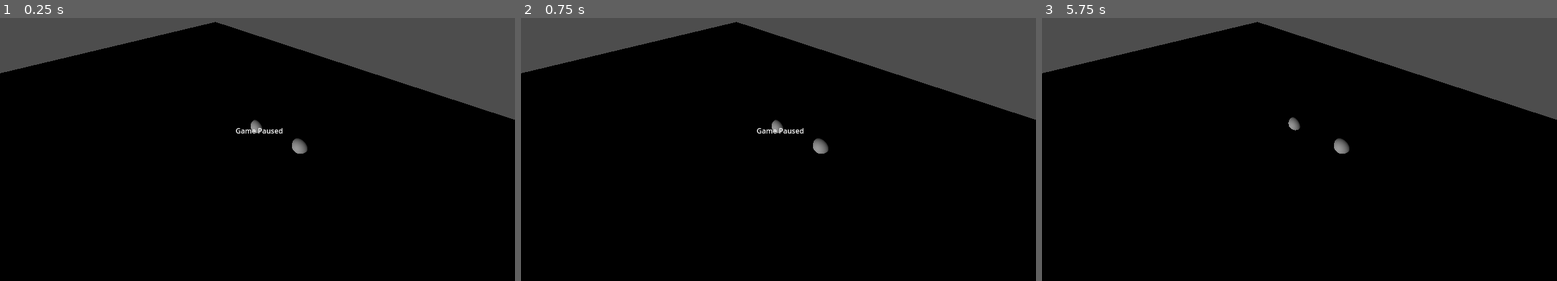
Above: before the commit, frames 1-3 (left to right).
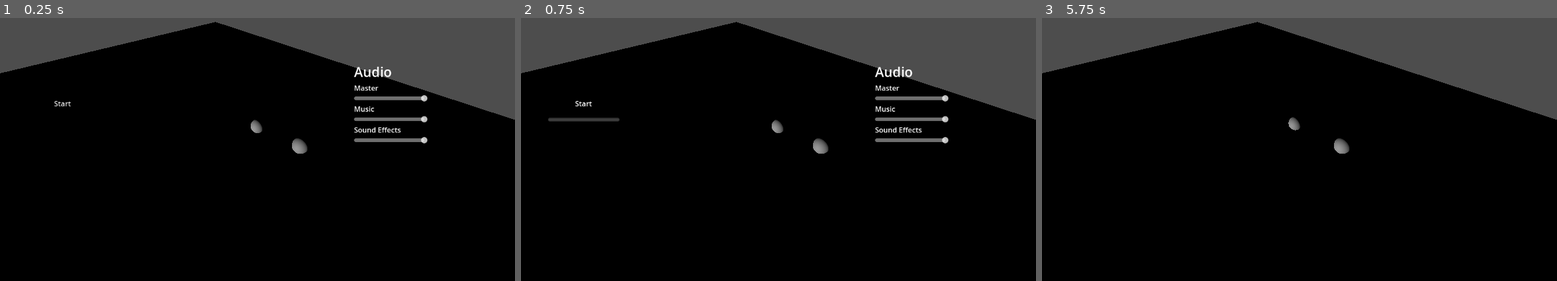
Above: after the commit, the same moments.

Repository: LaurynasP/ldjam-57
Game: Godot game, scene res://scenes/Main.tscn
Two runs of this game, one before a commit and one after it. Both use one fixed random seed, a clock stepped at 60 frames per second and the inputs below.
Inputs (mouse positions are in pixels of both pictures, inside the frame that each line leads up to):
- Up to frame 1 (0.25 s): no input
- Up to frame 2 (0.75 s): click (582, 102) at 0.5 s, where only the run after the commit has a clickable "Start"
- Up to frame 3 (5.75 s): click (1103, 102) at 1.25 s, where only the run after the commit has a clickable "Start"; tap Enter at 2, 3.5, 5 s; hold D (keyboard_right) 2.03-2.78 s; tap Shift (keyboard_dash) at 2.1, 3.6, 5.1 s; tap Space at 2.75, 4.25 s; hold S (keyboard_down) 2.78-3.53 s; tap E (keyboard_interact) at 2.85, 4.35 s; hold D (keyboard_right) 3.53-4.28 s; hold W (keyboard_up) 4.28-5.03 s; hold A (keyboard_left) from 5.03 s (still down); tap Escape (menu) at 5.65 s

The runs differ from the first frame. In frame 1, 1.1% of the frame differs, in the area x 10-83%, y 18-48%; in frame 2, 1.3%, in the area x 5-83%, y 18-48%; in frame 3, nothing differs.

Commit message:
Audio Settings

Diff:
--- /dev/null
+++ b/default_bus_layout.tres
@@ -0,0 +1,15 @@
+[gd_resource type="AudioBusLayout" format=3 uid="uid://bnsieoul18xey"]
+
+[resource]
+bus/1/name = &"Music"
+bus/1/solo = false
+bus/1/mute = false
+bus/1/bypass_fx = false
+bus/1/volume_db = 0.0
+bus/1/send = &"Master"
+bus/2/name = &"SFX"
+bus/2/solo = false
+bus/2/mute = false
+bus/2/bypass_fx = false
+bus/2/volume_db = 0.0
+bus/2/send = &"Master"
--- a/features/menu/Menu.tscn
+++ b/features/menu/Menu.tscn
@@ -1,6 +1,7 @@
-[gd_scene load_steps=2 format=3 uid="uid://cc2wi0oxkv8o"]
+[gd_scene load_steps=3 format=3 uid="uid://cc2wi0oxkv8o"]
 
 [ext_resource type="Script" uid="uid://bj12uiiio5xx4" path="res://features/menu/menu.gd" id="1_dtrxf"]
+[ext_resource type="PackedScene" uid="uid://cjx2qgni8b738" path="res://features/menu/options/Options.tscn" id="2_2f5cj"]
 
 [node name="Menu" type="Control"]
 layout_mode = 3
@@ -13,10 +14,24 @@
 grow_vertical = 2
 script = ExtResource("1_dtrxf")
 
-[node name="RichTextLabel" type="RichTextLabel" parent="."]
+[node name="Background" type="ColorRect" parent="."]
+visible = false
 layout_mode = 0
-offset_left = 527.0
-offset_top = 299.0
-offset_right = 641.0
-offset_bottom = 328.0
-text = "Game Paused"
+offset_right = 1152.0
+offset_bottom = 647.0
+color = Color(0.223103, 0.223103, 0.223103, 1)
+
+[node name="MenuButton" type="MenuButton" parent="."]
+layout_mode = 0
+offset_left = 60.0
+offset_top = 217.0
+offset_right = 221.0
+offset_bottom = 282.0
+text = "Start"
+
+[node name="Options" parent="." instance=ExtResource("2_2f5cj")]
+layout_mode = 1
+offset_left = 36.0
+offset_top = 34.0
+offset_right = 36.0
+offset_bottom = 34.0
--- /dev/null
+++ b/features/menu/options/Options.tscn
@@ -0,0 +1,62 @@
+[gd_scene load_steps=3 format=3 uid="uid://cjx2qgni8b738"]
+
+[ext_resource type="Script" uid="uid://dfff2ic70undn" path="res://features/menu/options/options.gd" id="1_bx6by"]
+
+[sub_resource type="LabelSettings" id="LabelSettings_hph4l"]
+font_size = 30
+
+[node name="Options" type="Control"]
+layout_mode = 3
+anchors_preset = 15
+anchor_right = 1.0
+anchor_bottom = 1.0
+grow_horizontal = 2
+grow_vertical = 2
+script = ExtResource("1_bx6by")
+
+[node name="AudioOptions" type="VBoxContainer" parent="."]
+layout_mode = 2
+anchor_right = 0.104
+anchor_bottom = 0.127
+offset_left = 756.0
+offset_top = 123.0
+offset_right = 921.192
+offset_bottom = 204.704
+
+[node name="MusicLabel" type="Label" parent="AudioOptions"]
+layout_mode = 2
+text = "Audio"
+label_settings = SubResource("LabelSettings_hph4l")
+
+[node name="MasterVolumeOptions" type="VBoxContainer" parent="AudioOptions"]
+layout_mode = 2
+
+[node name="MasterVolumeLabel" type="Label" parent="AudioOptions/MasterVolumeOptions"]
+layout_mode = 2
+text = "Master"
+
+[node name="MasterVolumeSlider" type="HSlider" parent="AudioOptions/MasterVolumeOptions"]
+unique_name_in_owner = true
+layout_mode = 2
+
+[node name="MusicOptions" type="VBoxContainer" parent="AudioOptions"]
+layout_mode = 2
+
+[node name="MusicVolumeLabel" type="Label" parent="AudioOptions/MusicOptions"]
+layout_mode = 2
+text = "Music"
+
+[node name="MusicVolumeSlider" type="HSlider" parent="AudioOptions/MusicOptions"]
+unique_name_in_owner = true
+layout_mode = 2
+
+[node name="SFXVolumeOptions" type="VBoxContainer" parent="AudioOptions"]
+layout_mode = 2
+
+[node name="SFXVolumeLabel" type="Label" parent="AudioOptions/SFXVolumeOptions"]
+layout_mode = 2
+text = "Sound Effects"
+
+[node name="SFXVolumeSlider" type="HSlider" parent="AudioOptions/SFXVolumeOptions"]
+unique_name_in_owner = true
+layout_mode = 2
--- /dev/null
+++ b/features/menu/options/options.gd
@@ -0,0 +1,36 @@
+extends Control
+class_name Options
+
+@onready var master_volume_slider =%MasterVolumeSlider
+@onready var music_volume_slider: HSlider = %MusicVolumeSlider
+@onready var sfx_volume_slider: HSlider = %SFXVolumeSlider
+
+func _ready():
+	init_audio_options()
+
+
+func init_audio_options():
+	master_volume_slider.value_changed.connect(_on_master_volume_changed)
+	music_volume_slider.value_changed.connect(_on_music_volume_changed)
+	sfx_volume_slider.value_changed.connect(_on_sfx_volume_changed)
+
+	master_volume_slider.min_value = -40
+	master_volume_slider.max_value = 0
+	music_volume_slider.min_value = -40
+	music_volume_slider.max_value = 0
+	sfx_volume_slider.min_value = -40
+	sfx_volume_slider.max_value = 0
+
+	master_volume_slider.value = AudioServer.get_bus_volume_db(AudioServer.get_bus_index("Music"))
+	music_volume_slider.value = AudioServer.get_bus_volume_db(AudioServer.get_bus_index("Music"))
+	sfx_volume_slider.value = AudioServer.get_bus_volume_db(AudioServer.get_bus_index("SFX"))
+
+
+func _on_master_volume_changed(value: float):
+	AudioServer.set_bus_volume_db(AudioServer.get_bus_index("Master"), value)
+
+func _on_music_volume_changed(value: float):
+	AudioServer.set_bus_volume_db(AudioServer.get_bus_index("Music"), value)
+
+func _on_sfx_volume_changed(value: float):
+	AudioServer.set_bus_volume_db(AudioServer.get_bus_index("SFX"), value)
--- a/managers/sound_manager.gd
+++ b/managers/sound_manager.gd
@@ -1,7 +1,7 @@
 extends Node
 
-@export var music_volume: float = 1.0
-@export var sfx_volume: float = 1.0
+#@export var music_volume: float = 1.0
+#@export var sfx_volume: float = 1.0
 
 var _music_players: Array[AudioStreamPlayer] = []
 var _sfx_players: Array[AudioStreamPlayer] = []
@@ -9,13 +9,14 @@
 var menu_music: AudioStream = preload("res://assets/sound/music/menu.mp3")
 
 func _ready():
+	process_mode = ProcessMode.PROCESS_MODE_ALWAYS
 	play_music(menu_music)
 	pass
 
 func play_music(stream: AudioStream):
 	var player := AudioStreamPlayer.new()
 	player.stream = stream
-	player.volume_db = linear_to_db(music_volume)
+	#player.volume_db = linear_to_db(music_volume)
 	player.bus = "Music"
 	player.autoplay = false
 	add_child(player)
@@ -32,7 +33,7 @@
 	print("playing sound")
 	var player := AudioStreamPlayer.new()
 	player.stream = stream
-	player.volume_db = linear_to_db(sfx_volume)
+	#player.volume_db = linear_to_db(sfx_volume)
 	player.bus = "SFX"
 	player.autoplay = false
 	add_child(player)
@@ -44,12 +45,12 @@
 		player.queue_free()
 	)
 
-func set_music_volume(value: float):
-	music_volume = clamp(value, 0.0, 1.0)
-	for player in _music_players:
-		player.volume_db = linear_to_db(music_volume)
-
-func set_sfx_volume(value: float):
-	sfx_volume = clamp(value, 0.0, 1.0)
-	for player in _sfx_players:
-		player.volume_db = linear_to_db(sfx_volume)
+#func set_music_volume(value: float):
+	#music_volume = clamp(value, 0.0, 1.0)
+	#for player in _music_players:
+		#player.volume_db = linear_to_db(music_volume)
+#
+#func set_sfx_volume(value: float):
+	#sfx_volume = clamp(value, 0.0, 1.0)
+	#for player in _sfx_players:
+		#player.volume_db = linear_to_db(sfx_volume)
--- a/project.godot
+++ b/project.godot
@@ -25,6 +25,15 @@
 
 version_control/plugin_name="GitPlugin"
 version_control/autoload_on_startup=true
+
+[file_customization]
+
+folder_colors={
+"res://assets/": "red",
+"res://features/": "green",
+"res://managers/": "purple",
+"res://scenes/": "blue"
+}
 
 [input]
 
Not shown, added: features/menu/options/options.gd.uid
